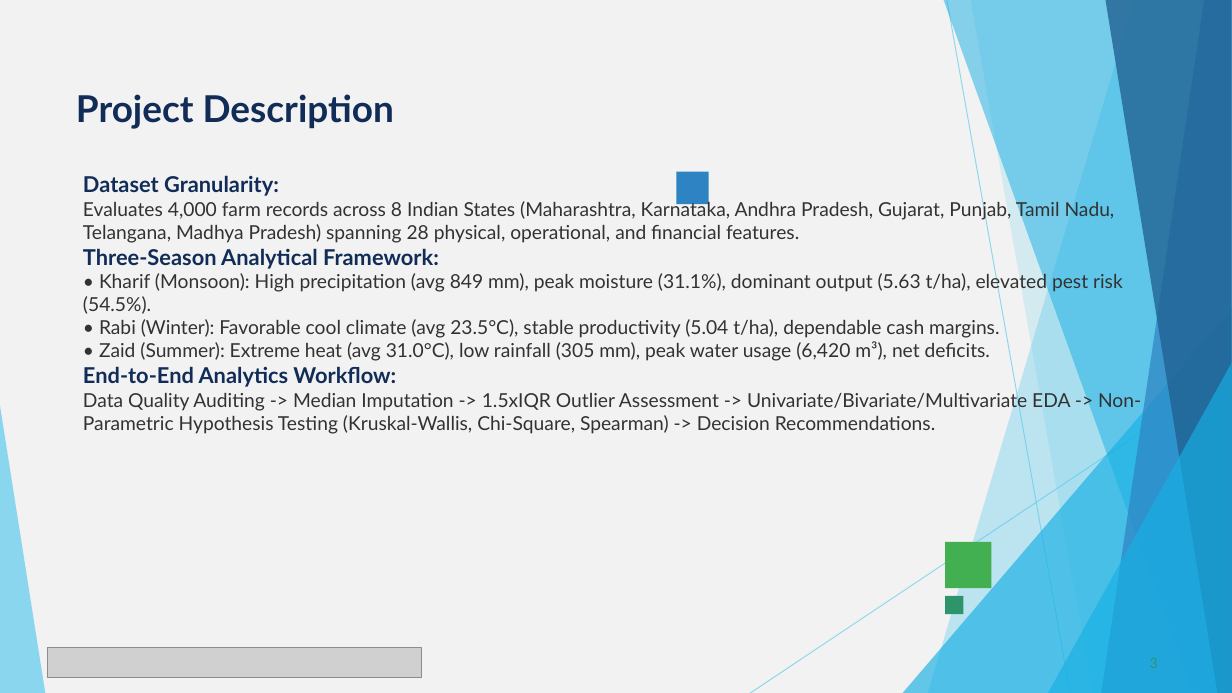
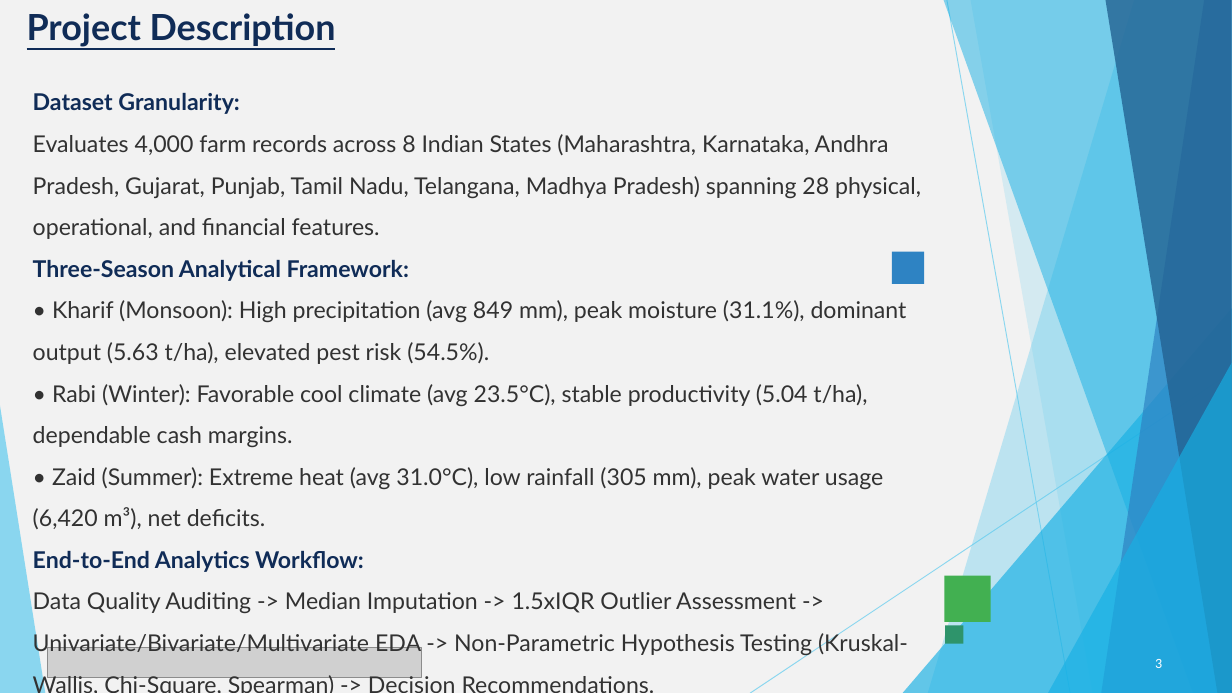
Before and after one commit to chourasiavinit9-dev/Seasonal_Major_project, a slide deck: slide 3 of VOIS_Major_Project_PPT_Submission_Template.pptx. Drawn at 1232x693 pixels with LibreOffice and Linux fonts; fonts in the diff are those of the drawing; grey boxes stand for pictures. Boxes give left, top, right and bottom in pixels: in the first picture for what was removed or moved away, otherwise in the second. Text is boxed around its words. In the diff, an @@ line names an element or a change of style, - is before the commit and + after.

```diff
--- a/VOIS_Major_Project_PPT_Submission_Template.pptx
+++ b/VOIS_Major_Project_PPT_Submission_Template.pptx
@@ title "Project Description": place and size @@
-title "Project Description" at box(76, 94, 394, 129)
+title "Project Description" at box(27, 13, 336, 47)
@@ title "Project Description" at box(27, 13, 336, 47): size 28.8 to 28 pt, underline on @@
@@ freeform shape at box(1105, 0, 1232, 693): fill #226292 at 80% opacity to #236292 at 80% opacity @@
@@ text "Dataset Granularity:": place and size @@
-text "Dataset Granularity:" at box(83, 175, 1141, 434)
+text "Dataset Granularity:" at box(33, 93, 921, 657)
@@ text "Dataset Granularity:" at box(33, 93, 921, 657): size 17 to 18 pt in "Dataset Granularity:", "Three-Season Analytical Framework:", "End-to-End Analytics Workflow:"; size 15 to 18 pt in "Evaluates 4,000 farm records across 8 Indian ...", "• Kharif (Monsoon): High precipitation (avg 849 ...", "Data Quality Auditing -> Median Imputation -> ..."; line spacing 1 to 1.5 @@
@@ rectangle: place and size @@
-rectangle at box(677, 172, 709, 204)
+rectangle at box(892, 251, 924, 284)
@@ triangle removed at box(903, 308, 1232, 693) @@
@@ freeform shape added at box(903, 308, 1232, 693), fill #17B0E4 at 66% opacity @@
@@ triangle removed at box(1048, 363, 1232, 693) @@
@@ freeform shape added at box(1048, 363, 1232, 693), fill #17B0E4 at 66% opacity @@
@@ triangle removed at box(0, 406, 45, 693) @@
@@ freeform shape added at box(0, 406, 45, 693), fill #5FCBEF at 70% opacity @@
@@ rectangle: place and size @@
-rectangle at box(945, 543, 992, 589)
+rectangle at box(945, 576, 991, 622)
@@ rectangle: place and size @@
-rectangle at box(945, 596, 964, 615)
+rectangle at box(945, 626, 964, 644)
@@ page number removed at box(1150, 658, 1158, 668) @@
-3
@@ page number added at box(1155, 659, 1162, 668), 11 pt, text #FFFFFF @@
+3
```
Also in this commit, not shown: 13 other slides changed, 1 other file.
